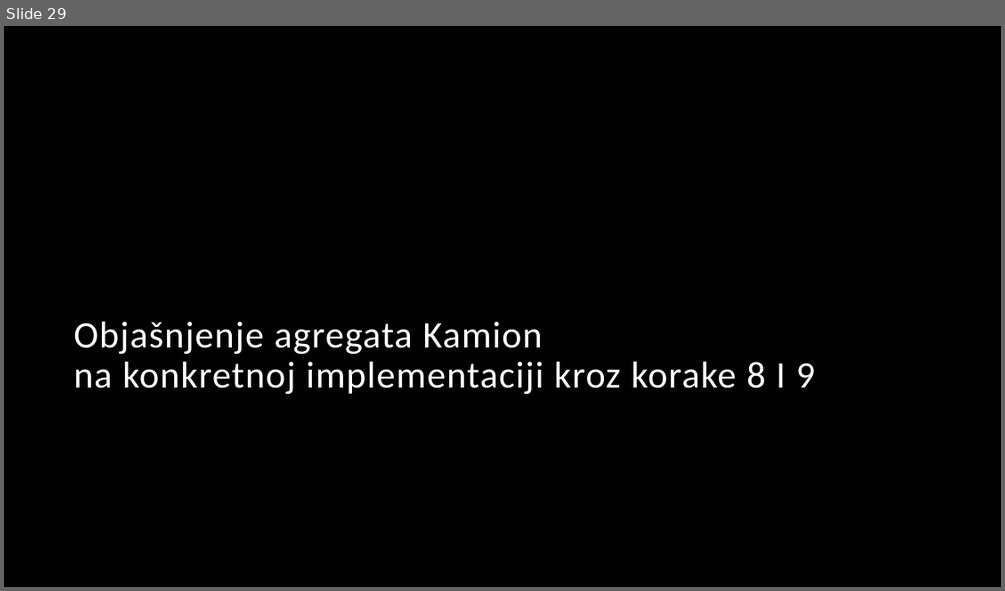
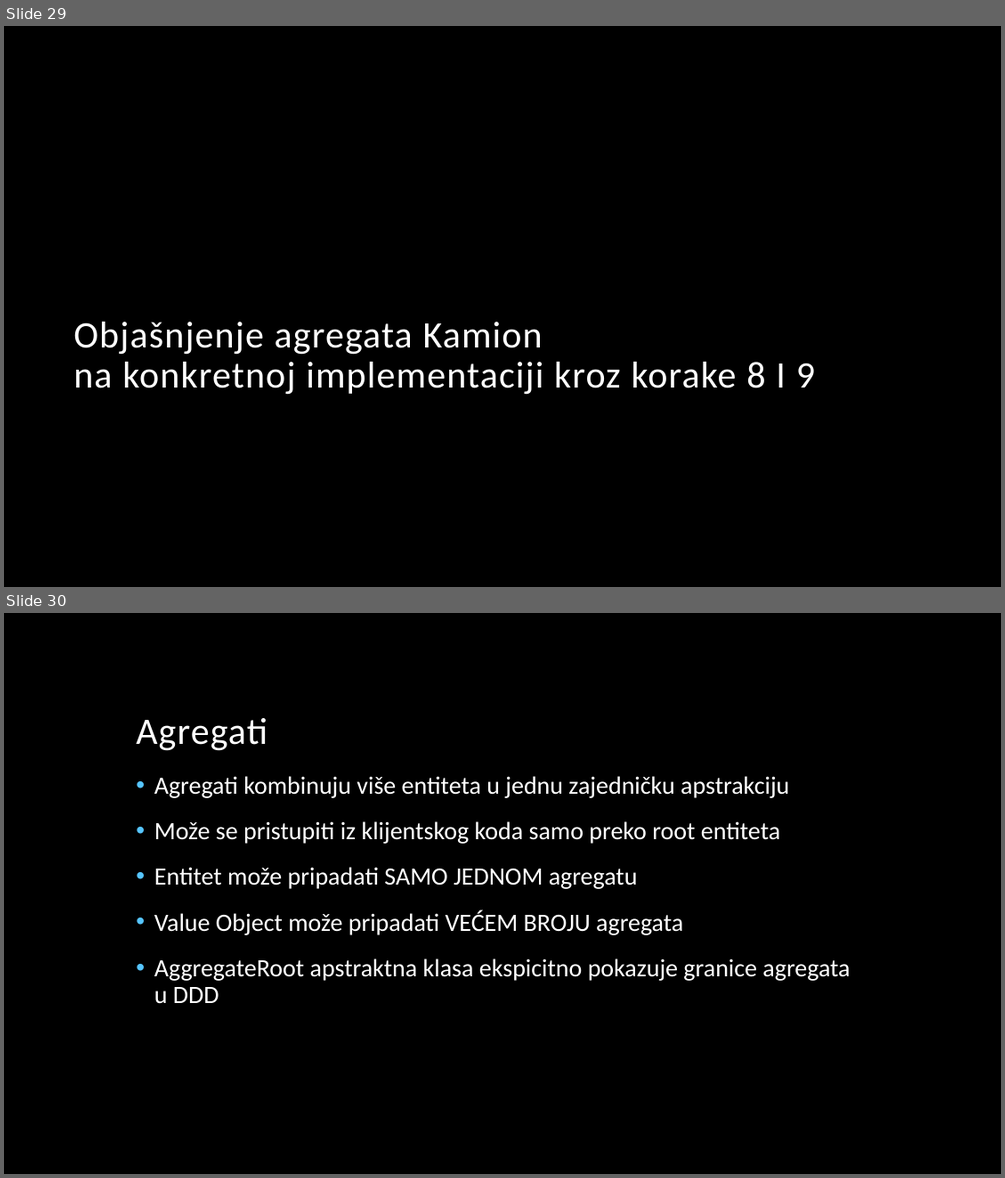
Before and after one commit to ajduk87/DomainDrivenDesignDemo, a slide deck: DomainDrivenDesignInCScharp.pptx. Shown one above the other, each under a label of ours: slide 29 before the commit, slides 29 and 30 after it. The pictures are 1005x591 and 1005x1178 pixels, drawn with LibreOffice and Linux fonts; fonts in the diff are those of the drawing; background and template pictures are left out. Boxes give left, top, right and bottom in pixels: in the first picture for what was removed or moved away, otherwise in the second. Text is boxed around its words. In the diff, an @@ line names an element or a change of style, - is before the commit and + after.

Commit message:
added agregate information in presentation

```diff
--- a/DomainDrivenDesignInCScharp.pptx
+++ b/DomainDrivenDesignInCScharp.pptx
@@ slide 30 added at <box>4,613,1001,1174</box>, background picture (left out) @@
@@ title added at <box>136,718,267,751</box>, 36 pt, text #FFFFFF @@
+Agregati
@@ text added at <box>154,776,850,1004</box>, 24 pt, text #FFFFFF @@
+• Agregati kombinuju više entiteta u jednu zajedničku apstrakciju
+• Može se pristupiti iz klijentskog koda samo preko root entiteta
+• Entitet može pripadati SAMO JEDNOM agregatu
+• Value Object može pripadati VEĆEM BROJU agregata
+• AggregateRoot apstraktna klasa ekspicitno pokazuje granice agregata u DDD
```
